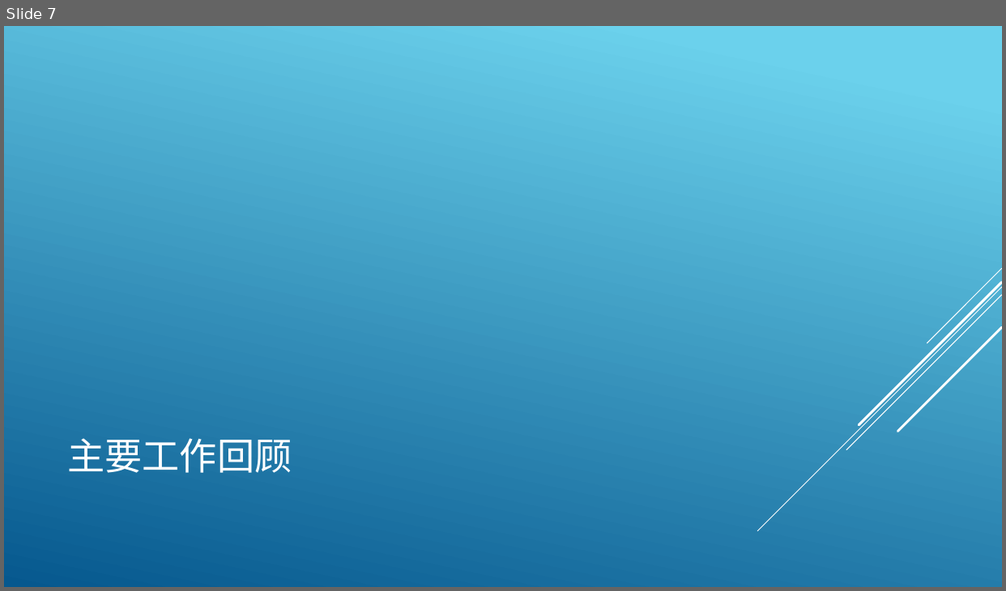
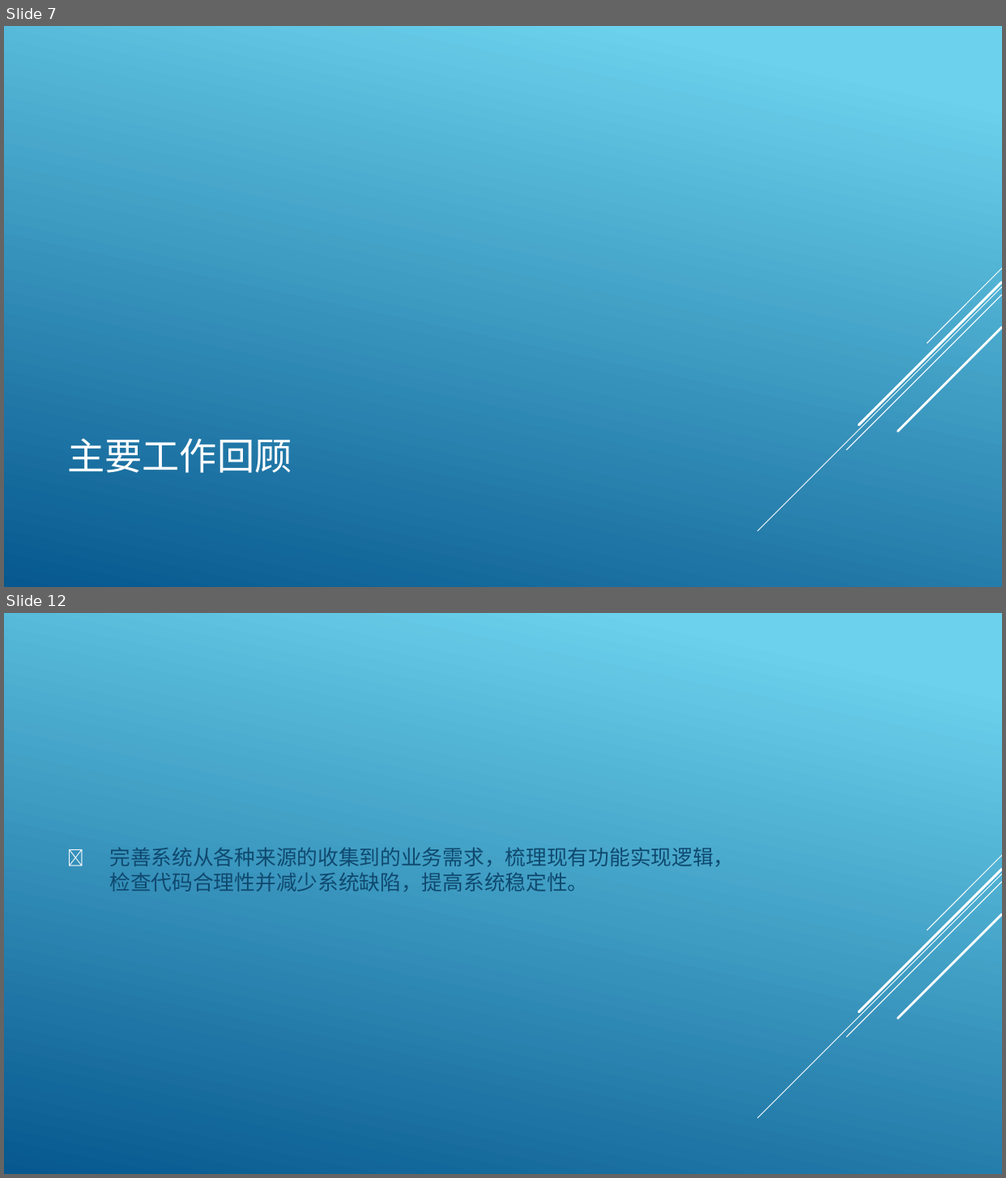
Before and after one commit to charismafight/wangpan, a slide deck: 研发部2018年年度总结.pptx. Shown one above the other, each under a label of ours: slide 7 before the commit, slides 7 and 12 after it; the slides between them are not shown. The pictures are 1006x591 and 1006x1178 pixels, drawn with LibreOffice and Linux fonts; fonts in the diff are those of the drawing. Boxes give left, top, right and bottom in pixels: in the first picture for what was removed or moved away, otherwise in the second. Text is boxed around its words. In the diff, an @@ line names an element or a change of style, - is before the commit and + after.

```diff
--- a/研发部2018年年度总结.pptx
+++ b/研发部2018年年度总结.pptx
@@ slide 12 added at (4, 613, 1002, 1174), background gradient #6ED2EB to #06588E; not listed: 5 template elements that a slide beside it also shows @@
@@ text added at (109, 847, 734, 892), 20 pt, text #0F496F @@
+5. 完善系统从各种来源的收集到的业务需求，梳理现有功能实现逻辑，检查代码合理性并减少系统缺陷，提高系统稳定性。
```
Also in this commit, not shown: 2 slides changed, 5 other slides added, 1 slide removed.
